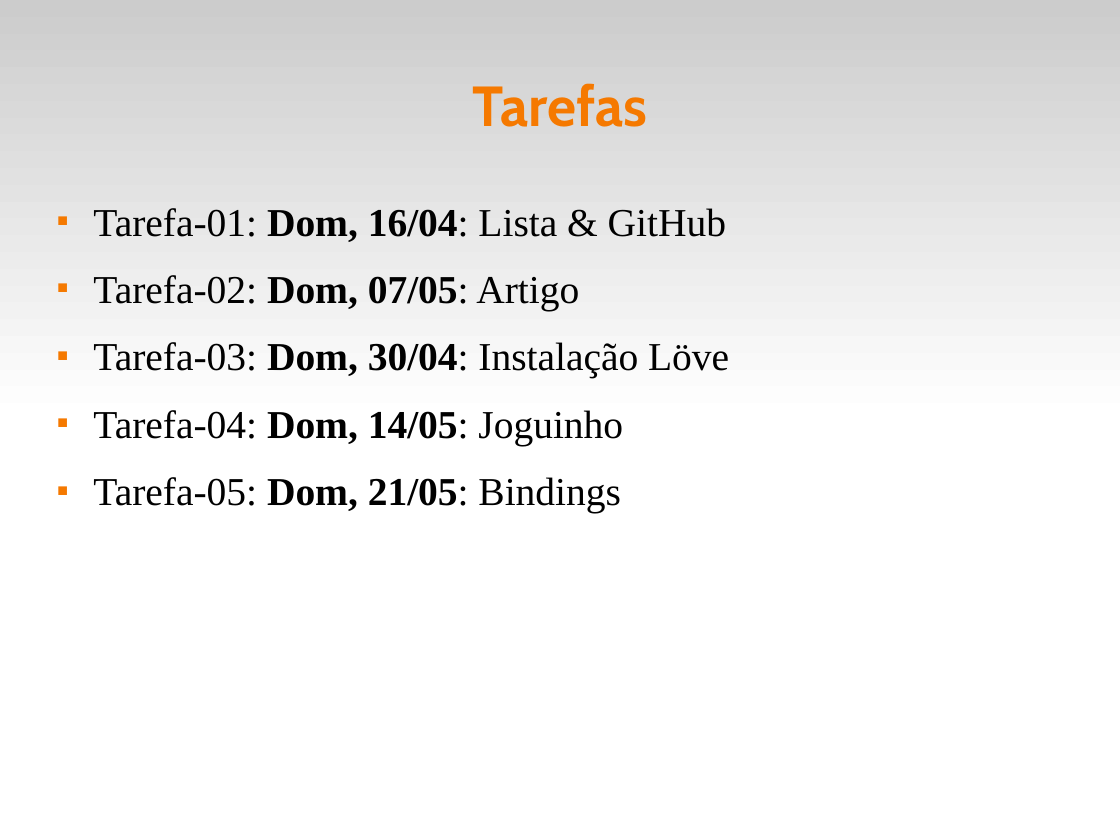
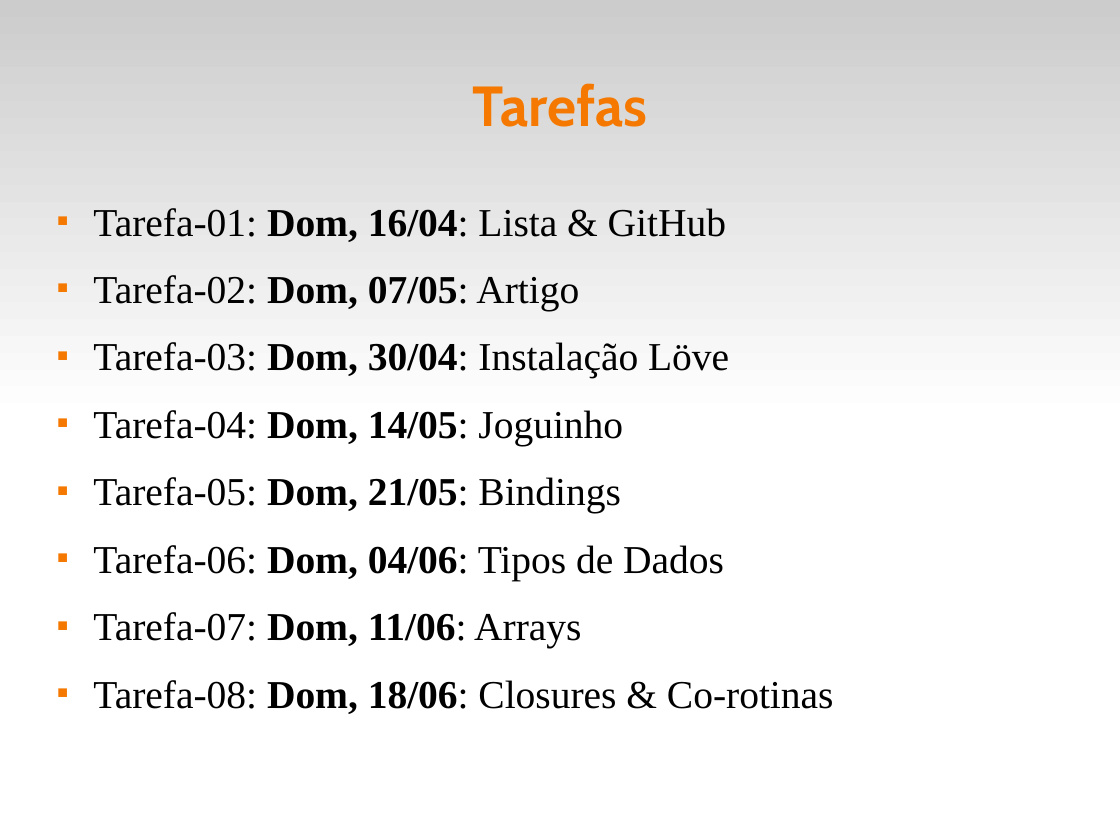
Before and after one commit to faipo/EDL, a slide deck: slide 12 of slides/edl-00.odp (slide 9 before the commit). Drawn at 1120x840 pixels with LibreOffice and Linux fonts; fonts in the diff are those of the drawing. Boxes give left, top, right and bottom in pixels: in the first picture for what was removed or moved away, otherwise in the second. Text is boxed around its words. In the diff, an @@ line names an element or a change of style, - is before the commit and + after.

```diff
--- a/slides/edl-00.odp
+++ b/slides/edl-00.odp
@@ text at [93, 545, 834, 714]: paragraphs added @@
+■ Tarefa-06: Dom, 04/06: Tipos de Dados
+■ Tarefa-07: Dom, 11/06: Arrays
+■ Tarefa-08: Dom, 18/06: Closures & Co-rotinas
```
Also in this commit, not shown: 4 other slides changed, 1 slide removed, 8 other files.
